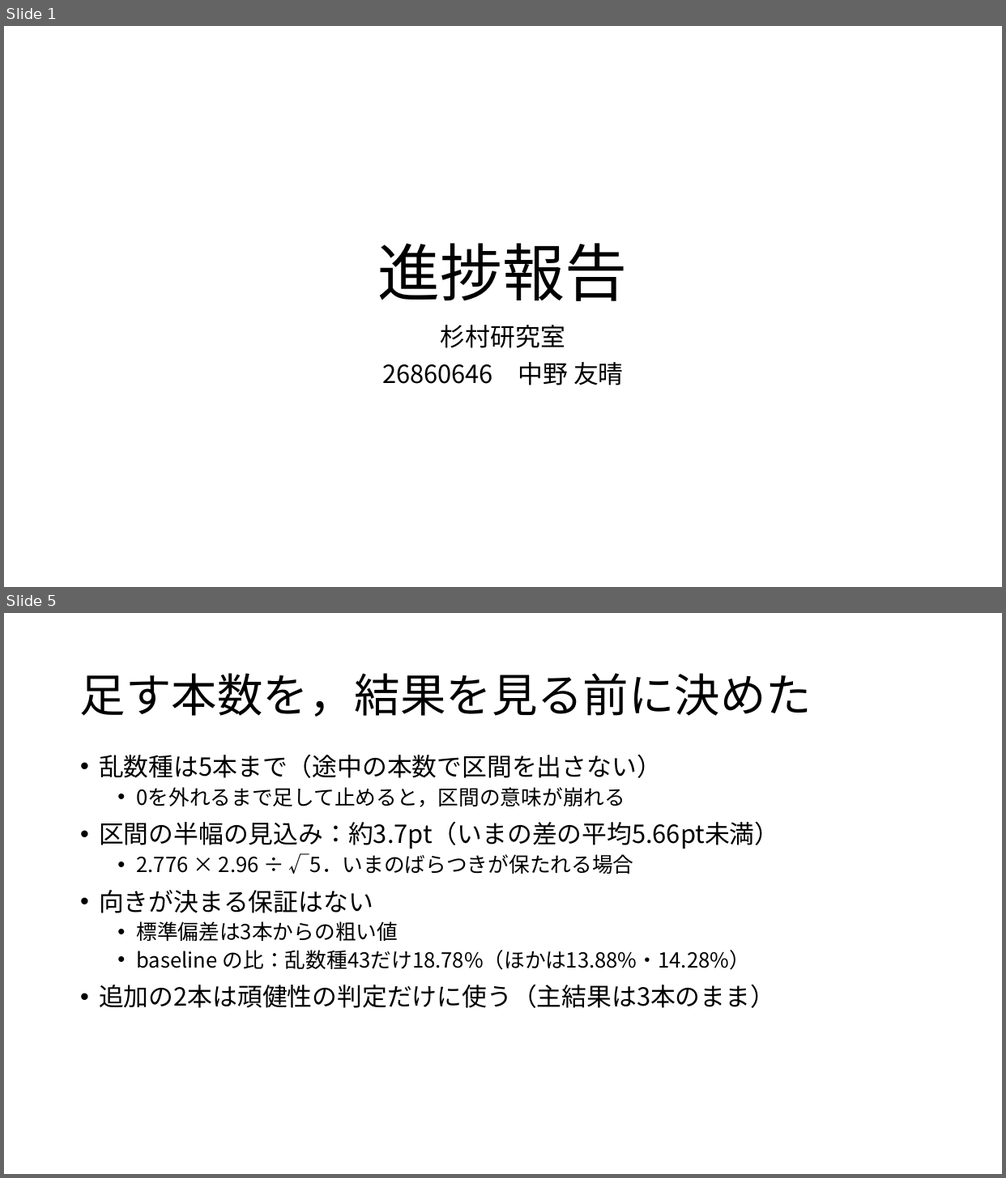
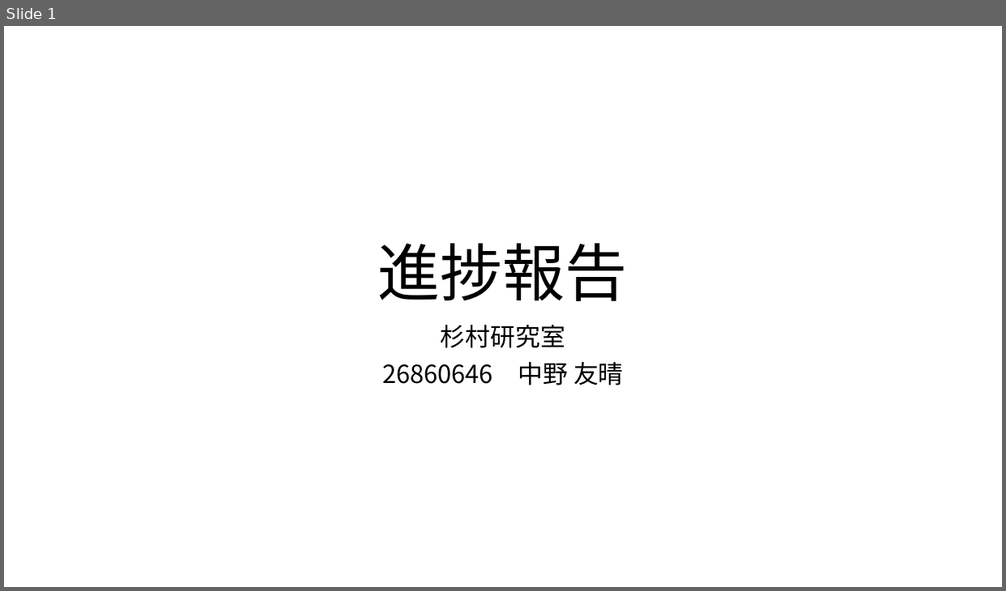
Before and after one commit to tomoking2004/cotar, a slide deck: presentations/20261106_進捗報告.pptx. Shown one above the other, each under a label of ours: slides 1 and 5 before the commit, slide 1 after it; the slides between them are not shown. The pictures are 1006x1178 and 1006x591 pixels, drawn with LibreOffice and Linux fonts; fonts in the diff are those of the drawing. Boxes give left, top, right and bottom in pixels: in the first picture for what was removed or moved away, otherwise in the second. Text is boxed around its words. In the diff, an @@ line names an element or a change of style, - is before the commit and + after.

Commit message:
docs: cut the seminar deck to six slides
- 資料：見積もりの式，乱数種ごとの値，読み方の分岐の表を外した
- 資料：3章の注記が変わるのに「1–4章は変わらない」と書いた誤りを直した
- principles.md：進捗報告は聴き手の判断に要るところまでで止める，を規定にした

```diff
--- a/presentations/20261106_進捗報告.pptx
+++ b/presentations/20261106_進捗報告.pptx
@@ slide 5 removed at box(4, 613, 1002, 1174), background #FFFFFF @@
@@ title removed at box(80, 673, 812, 717) @@
-足す本数を，結果を見る前に決めた
@@ text removed at box(99, 754, 779, 1008) @@
-• 乱数種は5本まで（途中の本数で区間を出さない）
-  • 0を外れるまで足して止めると，区間の意味が崩れる
-• 区間の半幅の見込み：約3.7pt（いまの差の平均5.66pt未満）
-  • 2.776 × 2.96 ÷ √5．いまのばらつきが保たれる場合
-• 向きが決まる保証はない
-  • 標準偏差は3本からの粗い値
-  • baseline の比：乱数種43だけ18.78%（ほかは13.88%・14.28%）
-• 追加の2本は頑健性の判定だけに使う（主結果は3本のまま）
```
Also in this commit, not shown: 5 slides changed, 2 other slides removed, 1 other file.
